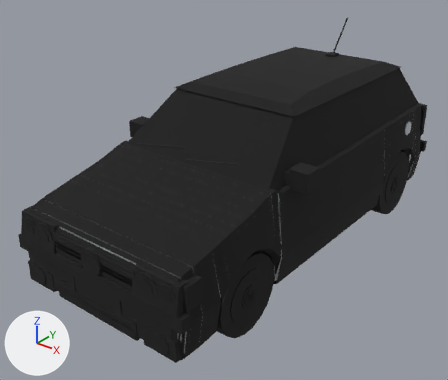
The FBX model Modeller/Binalar/Arac_polo_6n2.fbx: old version first, new version second.
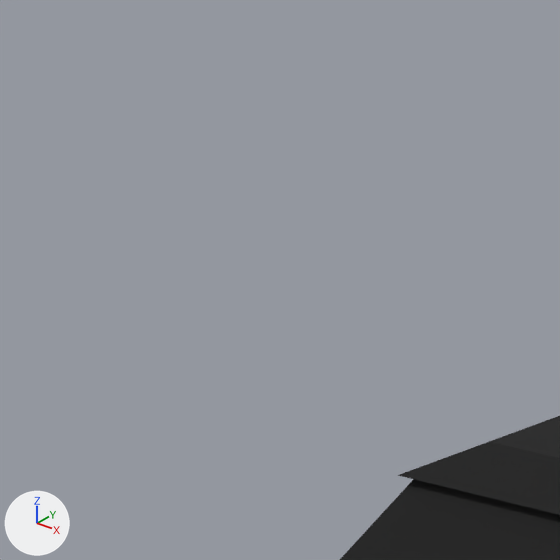
The first picture shows the older version from a camera (50 mm lens) standing at (2.99, -4.16, 2.94) and looking at (-0.1, -0.3, 0.54). The close-ups show the older and then the newer version on the part from 23% to 46% of the width and 0% to 27% of the height of that picture. Only the edits that show in the close-ups are written down. The lights are fixed; the arrows at lower left show +X, +Y and +Z. The close-ups show mesh edges as thin lines. Where no turn or scale is listed for an object, it has been applied to the vertices.

In view in the first close-up: 'Arac_polo_6n2'.
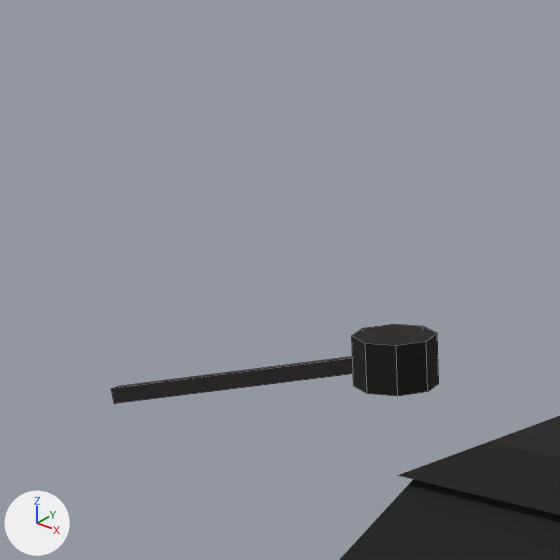
Pixel boxes [x1, y1, x2, y2] of what changed, in the close-ups (560 x 560 px):
'Silecek_Arka', added (black): after [111, 324, 439, 404]
    faces in mat_cizgi_141414 (black #141414): [352, 324, 439, 396]
    faces in mat_aracsiyah_1c1d20 (black #1c1d20): [111, 356, 353, 404]

The change, as a list of edits to the scene's bpy script:
```text
Add me_arac_polo_6n2_silecek_arka:
    me_arac_polo_6n2_silecek_arka.from_pydata(...)  # 40 vertices, 26 faces; spans x -0.405..0.055, y -0.135..0.055, z -0.098..0.033
    # faces by material slot: [16, 10]
    me_arac_polo_6n2_silecek_arka.materials.append(mat_aracsiyah_1c1d20)  # black #1c1d20
    me_arac_polo_6n2_silecek_arka.materials.append(mat_cizgi_141414)  # black #141414
Add ob_silecek_arka:
    ob_silecek_arka = bpy.data.objects.new('Silecek_Arka', me_arac_polo_6n2_silecek_arka)
    ob_silecek_arka.location = (0.0, -0.995, 1.807)
```
